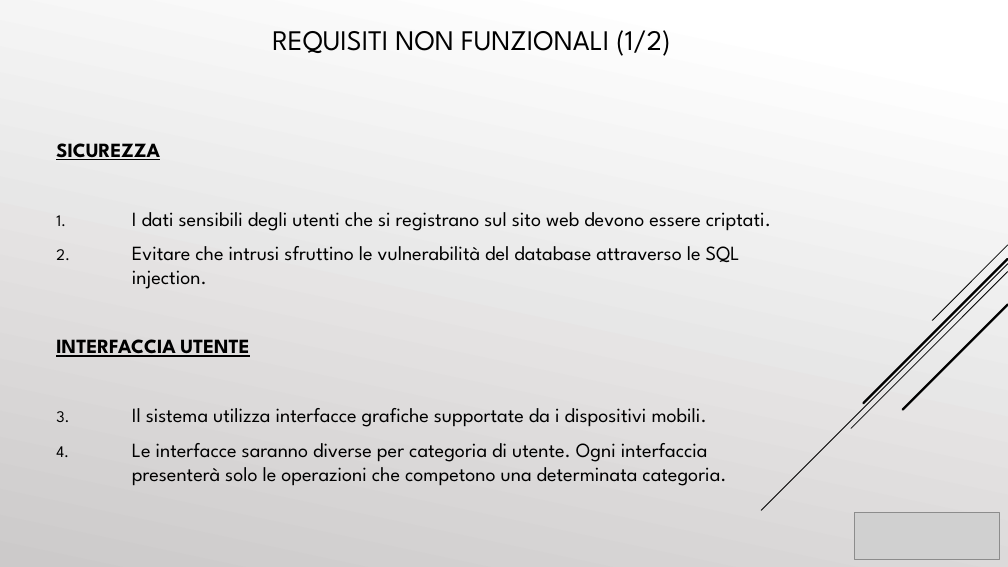
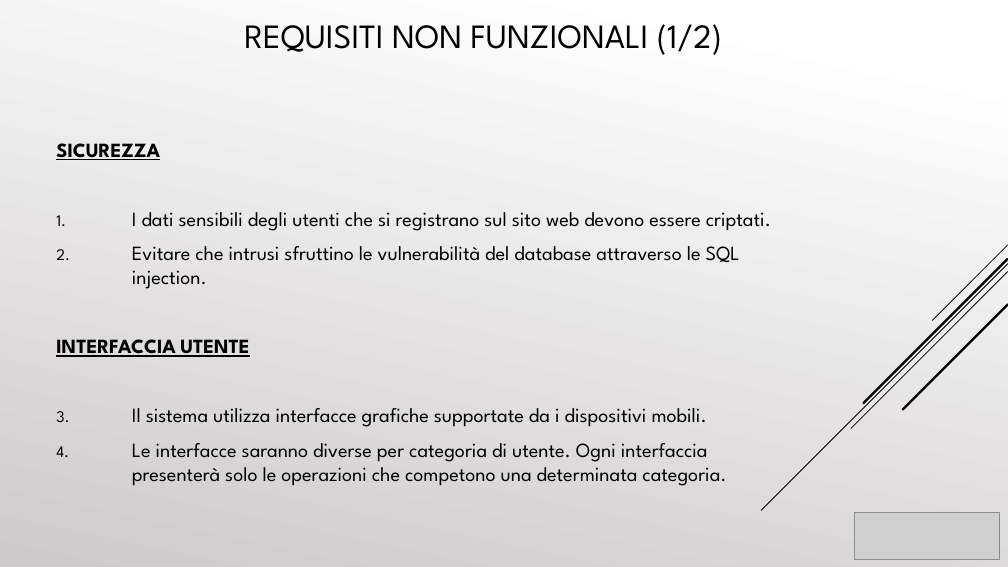
Before and after one commit to cosimob28/GamesHub, a slide deck: slide 8 of Work in progress/Presentazione/GamesHub.pptx. Drawn at 1008x567 pixels with LibreOffice and Linux fonts; fonts in the diff are those of the drawing; grey boxes stand for pictures. Boxes give left, top, right and bottom in pixels: in the first picture for what was removed or moved away, otherwise in the second. Text is boxed around its words. In the diff, an @@ line names an element or a change of style, - is before the commit and + after.

```diff
--- a/Work in progress/Presentazione/GamesHub.pptx
+++ b/Work in progress/Presentazione/GamesHub.pptx
@@ text "REQUISITI NON FUNZIONALI (1/2)": place and size @@
-text "REQUISITI NON FUNZIONALI (1/2)" at box(272, 30, 670, 56)
+text "REQUISITI NON FUNZIONALI (1/2)" at box(244, 24, 722, 55)
@@ text "REQUISITI NON FUNZIONALI (1/2)" at box(244, 24, 722, 55): size 27 to 32.4 pt @@
```
Also in this commit, not shown: 44 other slides changed, 8 slides added, 5 slides removed.
